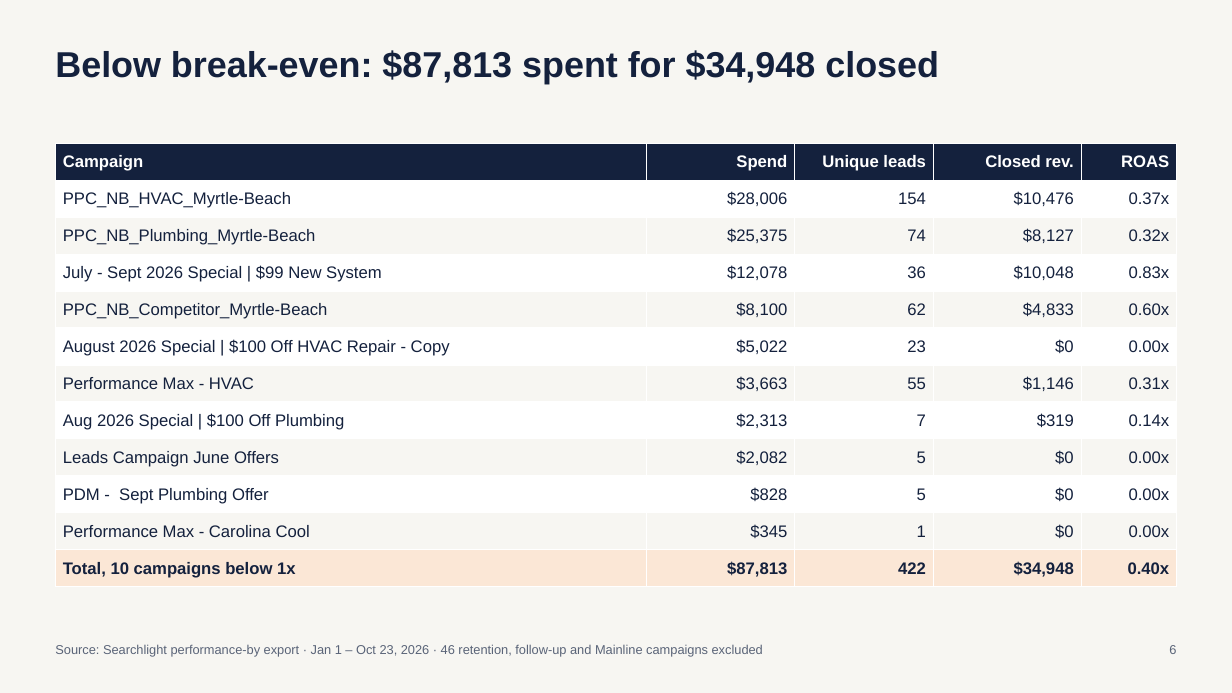
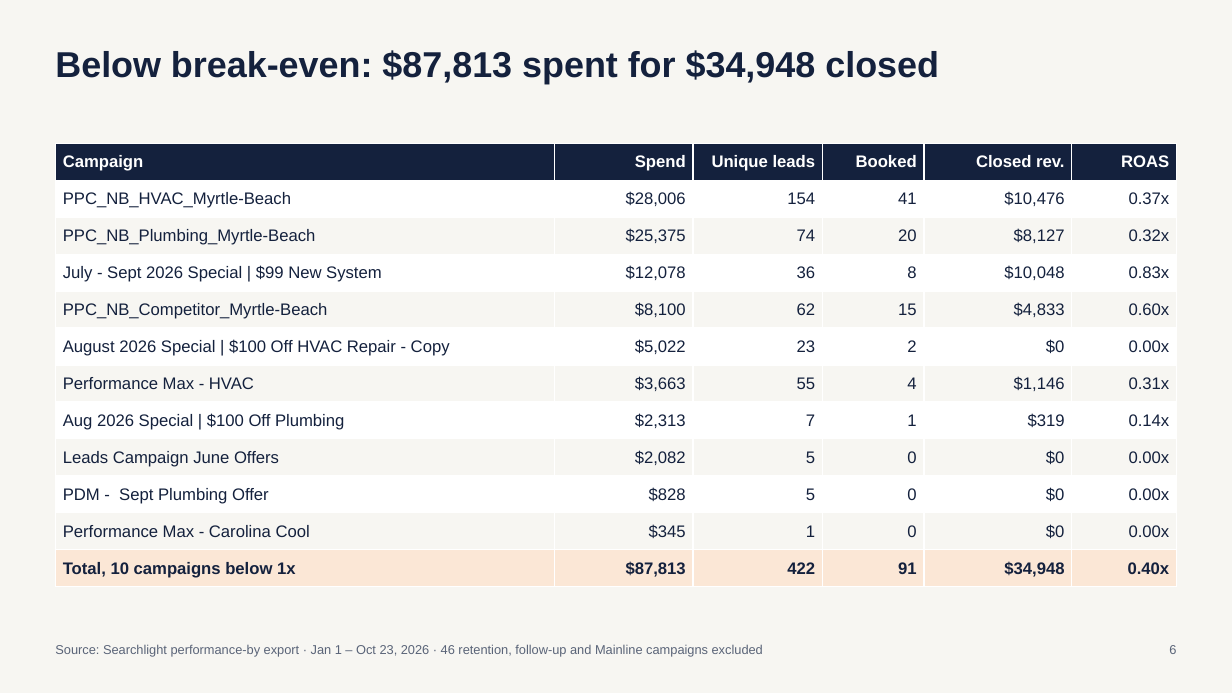
Before and after one commit to MktgCAP/Searchlight-YTD-Analysis, a slide deck: slide 6 of Coastal-Air-Plus-YTD-Performance-Oct23-2026.pptx. Drawn at 1232x693 pixels with LibreOffice and Linux fonts; fonts in the diff are those of the drawing. Boxes give left, top, right and bottom in pixels: in the first picture for what was removed or moved away, otherwise in the second. Text is boxed around its words. In the diff, an @@ line names an element or a change of style, - is before the commit and + after.

```diff
--- a/Coastal-Air-Plus-YTD-Performance-Oct23-2026.pptx
+++ b/Coastal-Air-Plus-YTD-Performance-Oct23-2026.pptx
@@ table at [55, 143, 1177, 587] @@
+column 4: Booked | 41 | 20 | 8 | 15 | 2 | 4 | 1 | 0 | 0 | 0 | 91
```
Also in this commit, not shown: 9 other slides changed, 1 other file.
